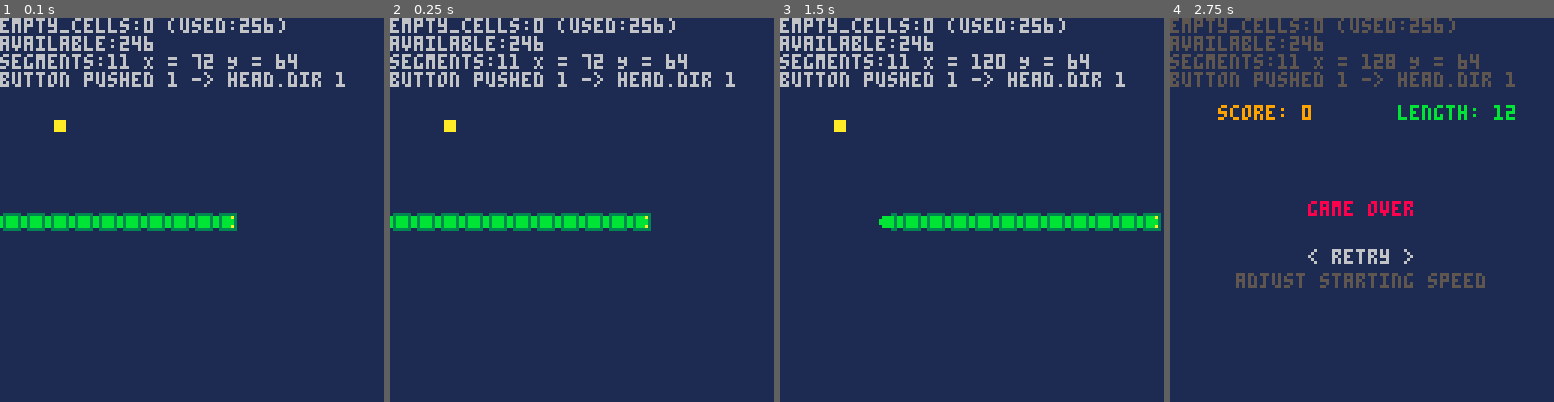
Above: before the commit, frames 1-4 (left to right).
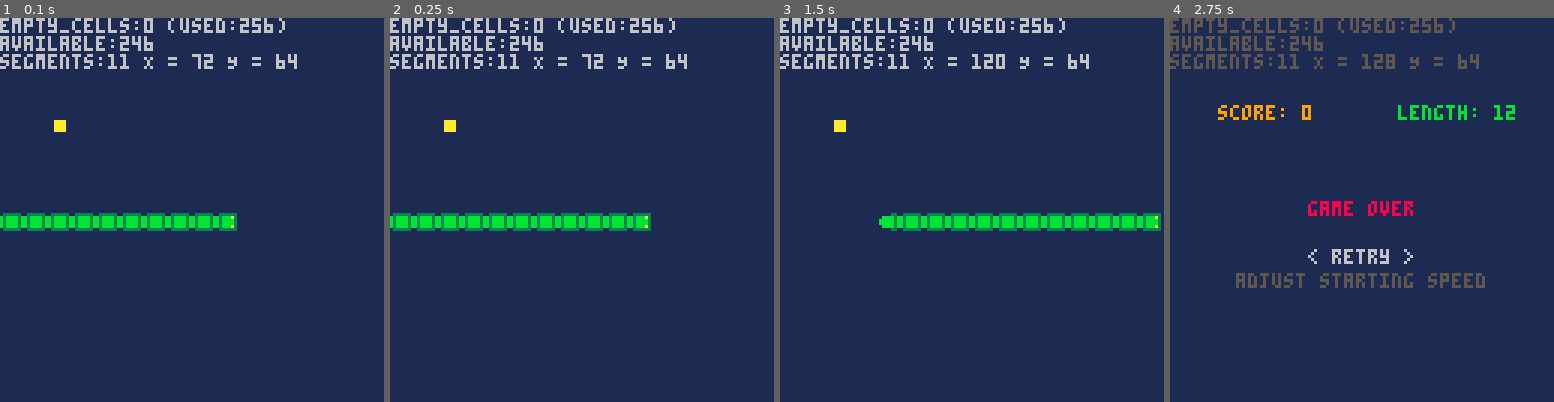
Above: after the commit, the same moments.

Repository: kakardo/Pico-8
Game: PICO-8 cartridge game carts/01 grone orm (snake clone)/snake.p8
Same seed, same stepped clock (60 frames per second), same inputs: the game is played once before the commit and once after it.
Inputs:
- Up to frame 1 (0.1 s): no input
- Up to frame 2 (0.25 s): no input
- Up to frame 3 (1.5 s): tap X (X key) at 0.33, 1.07 s; tap O (Z key) at 0.7 s
- Up to frame 4 (2.75 s): hold Right 1.6-2.1 s; tap O (Z key) at 1.7, 2.1, 2.5 s; tap X (X key) at 1.85 s; hold Up 2.15-2.42 s; hold Right from 2.47 s (still down)

The runs differ from the first frame. In frame 1, 1.3% of the frame differs, in the area x 0-90%, y 14-18%; in frame 2, 1.3%; in frame 3, 1.3%; in frame 4, 1.3%.

Commit message:
Input buffering (instead of polling)

Diff:
--- a/game carts/01 grone orm (snake clone)/main.lua
+++ b/game carts/01 grone orm (snake clone)/main.lua
@@ -26,6 +26,8 @@
 	- When heading for collision with tail tile from the side:
 			tail will have time to move away unless we grow by
 			eating the same movement step / tick.                   <2025-10-06>
+	- Input buffering (instead of polling).                     <2025-10-07>
+
 	TODO
 	- Make suicide turn a toggle-able option.
 	- Increase speed at certain lengths.
@@ -44,7 +46,6 @@
 min = 0
 max = 128
 
-button_pushed = 1
 just_moved = false
 step = 1
 
@@ -123,7 +124,7 @@
 		print("available:"..#available_cells)
 		print("segments:"..body.segments..
 			  ' X = '..head.x..' Y = '..head.y)
-		print("button pushed "..button_pushed.." -> head.dir "..head.dir)
+		--print("button pushed "..button_pushed.." -> head.dir "..head.dir)
 
 		--print("AV-CELLS:"..available_cells[ceil(#available_cells)])
 		--print("available:"..available_cells[flr(rnd(#available_cells))])
--- a/game carts/01 grone orm (snake clone)/movement.lua
+++ b/game carts/01 grone orm (snake clone)/movement.lua
@@ -18,21 +18,21 @@
 
 -- Stores pressed button direction until move update
 function check_button_push()
-	if (btn(0))	then
-		button_pushed = 0 -- LEFT
-	elseif (btn(1)) then
-		button_pushed = 1 -- RIGHT
-	elseif (btn(2)) then
-		button_pushed = 2 -- UP
-	elseif (btn(3)) then
-		button_pushed = 3 -- DOWN
-	end
+	local dir = -1
+
+	if (btn(0))	dir = 0 -- LEFT
+	if (btn(1)) dir = 1 -- RIGHT
+	if (btn(2)) dir = 2 -- UP
+	if (btn(3)) dir = 3 -- DOWN
+	if dir == -1 then return end
+
+	update_next_dir(dir)
 end
 
--- Toggle in snake.lua -> update_snake()
+--[[-- Toggle in snake.lua -> update_snake()
 function ignore_button_push(previous_button_input)
-	button_pushed = previous_button_input
-end
+	new_dir = previous_button_input
+end]]--
 
 -- Move snake and update variable "just_moved" to TRUE
 function move()
--- a/game carts/01 grone orm (snake clone)/snake.lua
+++ b/game carts/01 grone orm (snake clone)/snake.lua
@@ -22,6 +22,7 @@
 -- TABLES AND VARIABLES
 head = {}
 body = {}
+next_dir = head.dir -- input buffer global
 
 local snake_starting_length = 11
 local snake_starting_coordinate = 64
@@ -78,8 +79,8 @@
 end
 
 -- Update the snakes movement table.
-function update_snake(button_pushed)
-	new_dir = button_pushed
+function update_snake()
+	new_dir = next_dir
 	old_dir = head.dir
 
 	isTurningSafe = check_if_safe(new_dir, head.x, head.y)
@@ -102,7 +103,7 @@
 			-- Remove to have snake only turn if button is
 			-- is pressed correctly on a possible path.
 			-- Include this to have snake take chosen turn when possible
-			--ignore_button_push(head.dir)
+			--ignore_button_push(old_dir)
 
 			head.x = last_head_pos_x
 			head.y = last_head_pos_y
@@ -134,6 +135,10 @@
 	else
 		head.alive = false
 	end
+end
+
+function update_next_dir(dir_input)
+	next_dir = dir_input
 end
 
 function update_tail_dir(x, y, segment)
